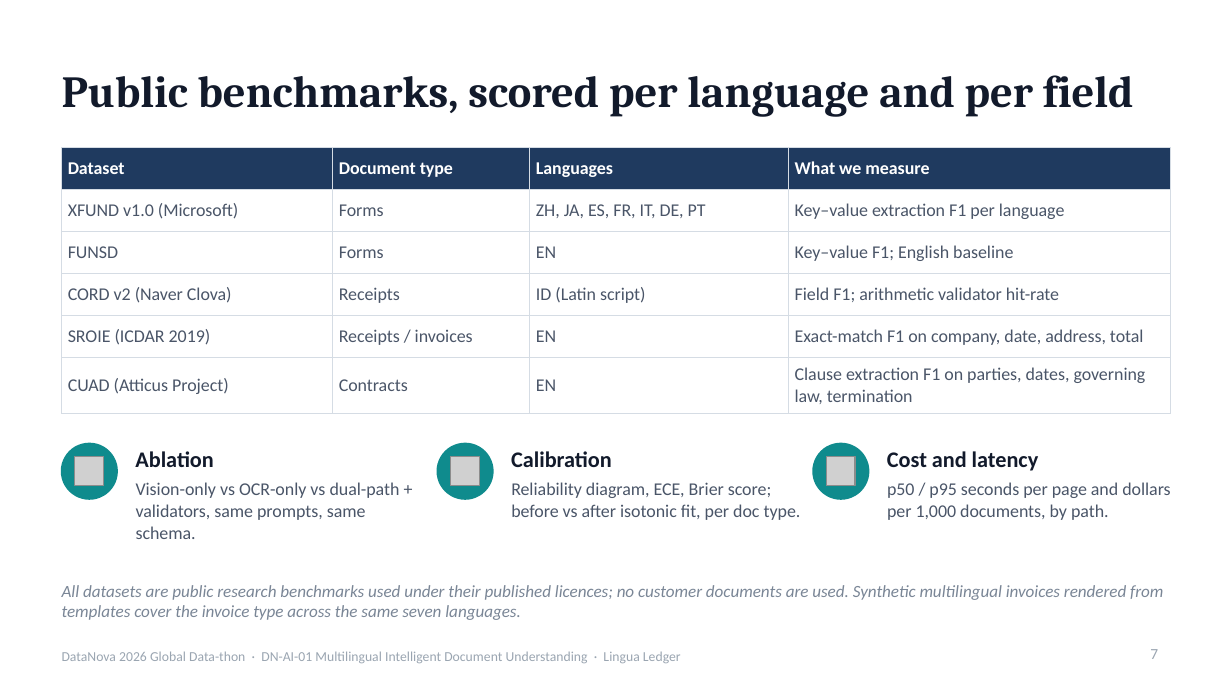
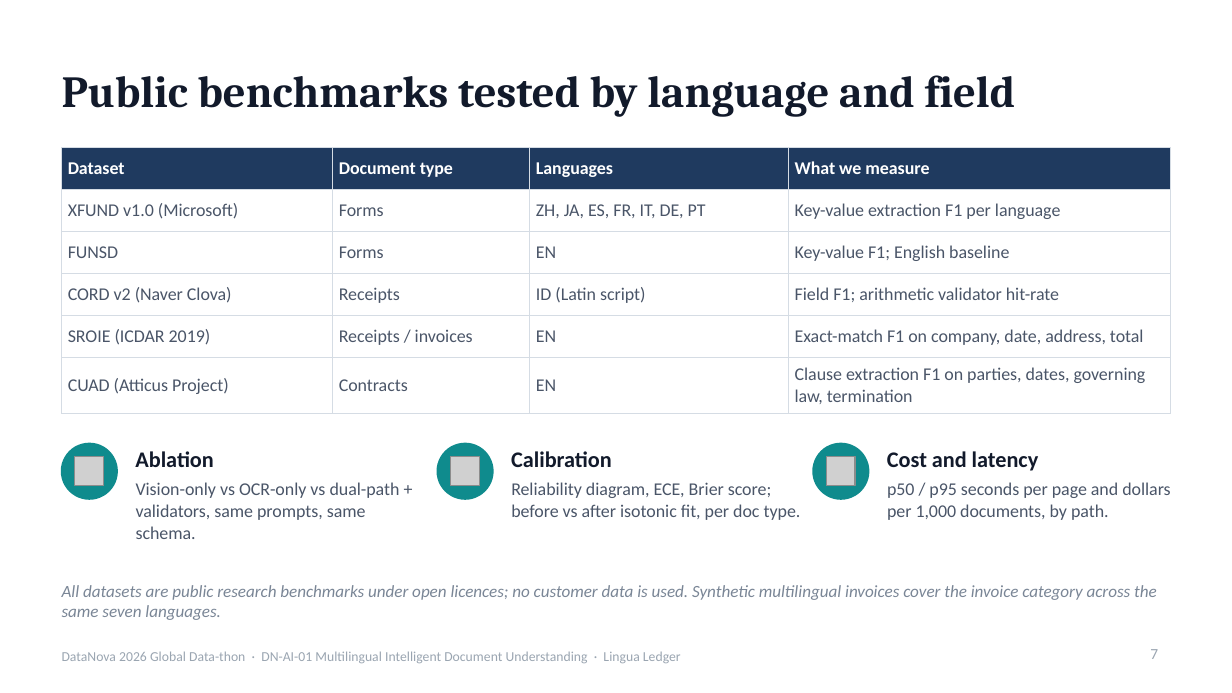
Before and after one commit to rishavnaskar/lingua-ledger, a slide deck: slide 7 of deck/LinguaLedger-DataNova2026-Round1.pptx. Drawn at 1232x693 pixels with LibreOffice and Linux fonts; fonts in the diff are those of the drawing; grey boxes stand for pictures. Boxes give left, top, right and bottom in pixels: in the first picture for what was removed or moved away, otherwise in the second. Text is boxed around its words. In the diff, an @@ line names an element or a change of style, - is before the commit and + after.

```diff
--- a/deck/LinguaLedger-DataNova2026-Round1.pptx
+++ b/deck/LinguaLedger-DataNova2026-Round1.pptx
@@ title at bbox=[62, 75, 1016, 117]: text changed @@
-Public benchmarks, scored per language and per field
+Public benchmarks tested by language and field
@@ table at bbox=[62, 148, 1170, 408] @@
-row 2, column 4: Key–value extraction F1 per language
+row 2, column 4: Key-value extraction F1 per language
-row 3, column 4: Key–value F1; English baseline
+row 3, column 4: Key-value F1; English baseline
@@ text at bbox=[62, 585, 1157, 620]: text changed @@
-All datasets are public research benchmarks used under their published licences; no customer documents are used. Synthetic multilingual invoices rendered from templates cover the invoice type across the same seven languages.
+All datasets are public research benchmarks under open licences; no customer data is used. Synthetic multilingual invoices cover the invoice category across the same seven languages.
```
Also in this commit, not shown: 12 other slides changed, 2 other files.
